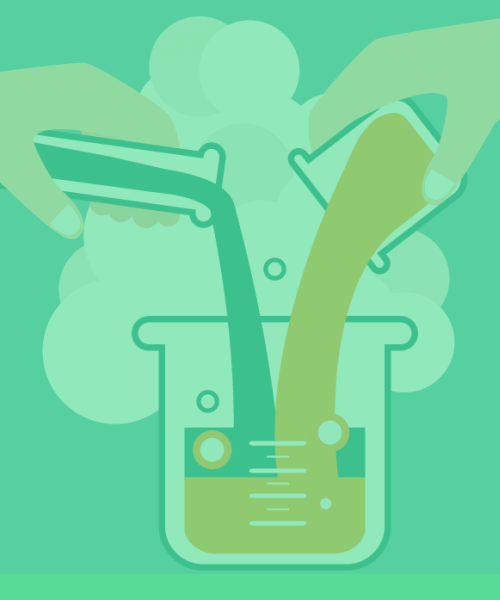
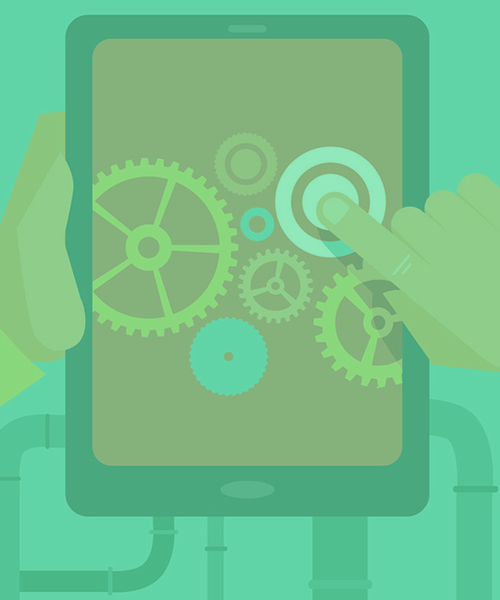
Layered file, before and after one edit (500x600). Changes by layer:
painted on "Vrstva 1" over (0, 0, 500, 600)
